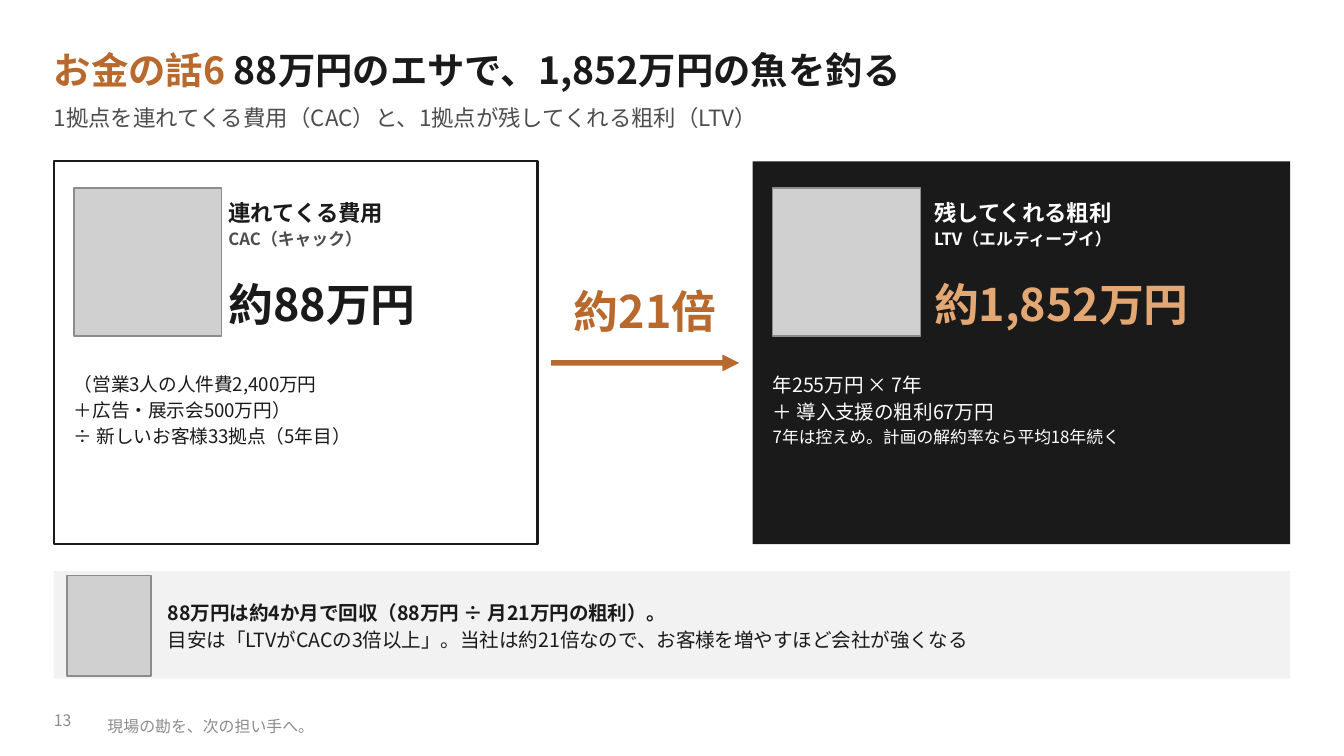
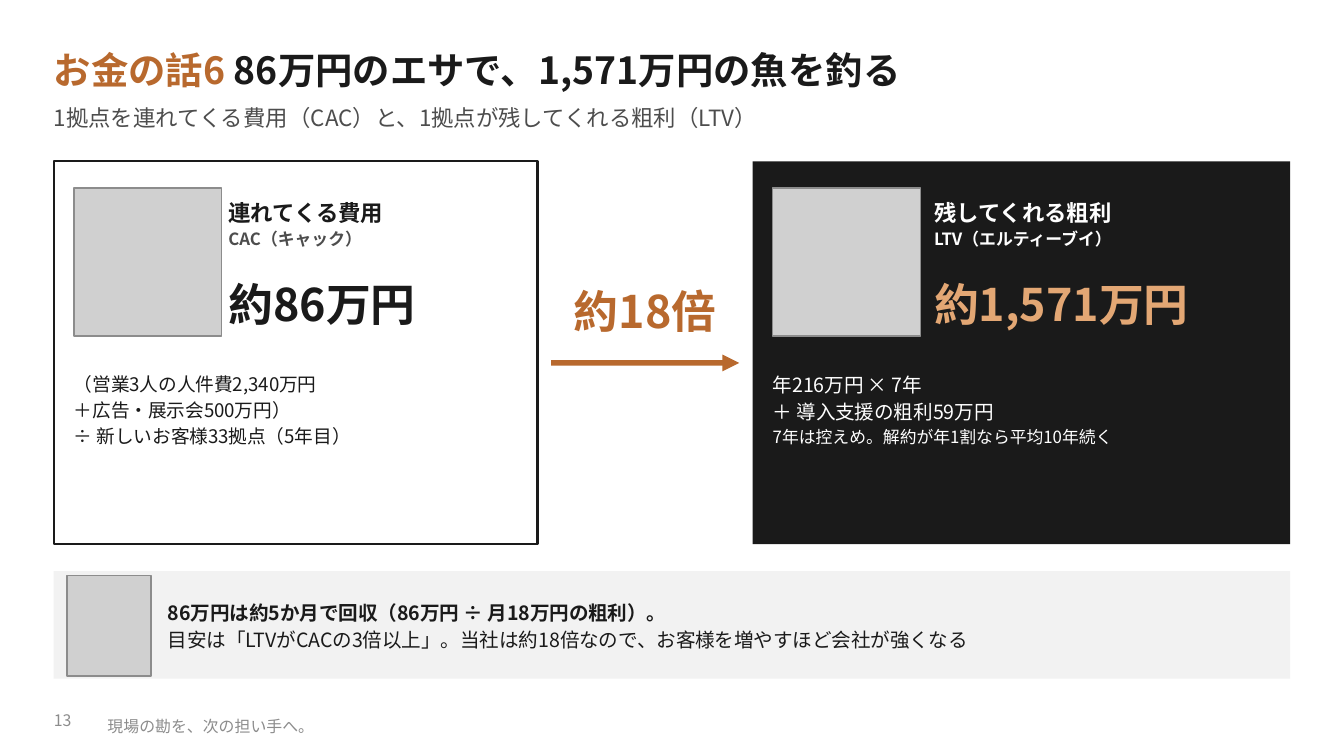
Before and after one commit to SEITOSHIKI/-ai-commute-audio-, a slide deck: slide 13 of deck/カンツギ_事業計画書_やさしい版.pptx. Drawn at 1344x756 pixels with LibreOffice and Linux fonts; fonts in the diff are those of the drawing; grey boxes stand for pictures; background and template pictures are left out. Boxes give left, top, right and bottom in pixels: in the first picture for what was removed or moved away, otherwise in the second. Text is boxed around its words. In the diff, an @@ line names an element or a change of style, - is before the commit and + after.

```diff
--- a/deck/カンツギ_事業計画書_やさしい版.pptx
+++ b/deck/カンツギ_事業計画書_やさしい版.pptx
@@ text at box(54, 52, 901, 92): text changed @@
-お金の話6 88万円のエサで、1,852万円の魚を釣る
+お金の話6 86万円のエサで、1,571万円の魚を釣る
@@ text at box(228, 283, 415, 325): text changed @@
-約88万円
+約86万円
@@ text at box(574, 289, 716, 332): text changed @@
-約21倍
+約18倍
@@ text at box(934, 283, 1189, 331): text changed @@
-約1,852万円
+約1,571万円
@@ text at box(74, 375, 317, 395): text changed @@
-（営業3人の人件費2,400万円
+（営業3人の人件費2,340万円
@@ text at box(773, 375, 1113, 445): text changed @@
-年255万円 × 7年
-＋ 導入支援の粗利67万円
-7年は控えめ。計画の解約率なら平均18年続く
+年216万円 × 7年
+＋ 導入支援の粗利59万円
+7年は控えめ。解約が年1割なら平均10年続く
@@ text at box(168, 603, 968, 649): text changed @@
-88万円は約4か月で回収（88万円 ÷ 月21万円の粗利）。
-目安は「LTVがCACの3倍以上」。当社は約21倍なので、お客様を増やすほど会社が強くなる
+86万円は約5か月で回収（86万円 ÷ 月18万円の粗利）。
+目安は「LTVがCACの3倍以上」。当社は約18倍なので、お客様を増やすほど会社が強くなる
```
Also in this commit, not shown: 12 other slides changed, 1 slide added, 1 slide removed, 33 other files.
